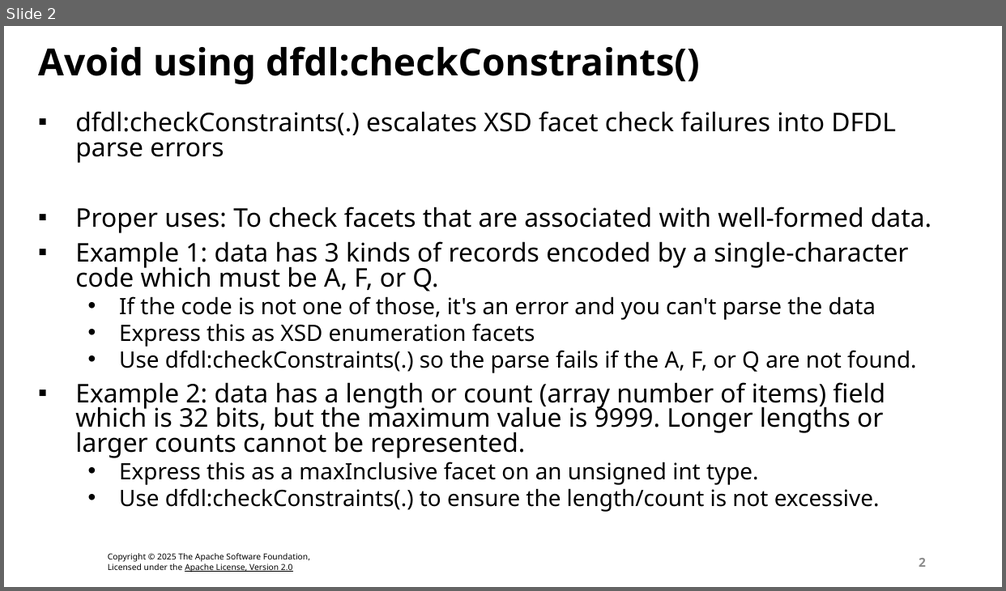
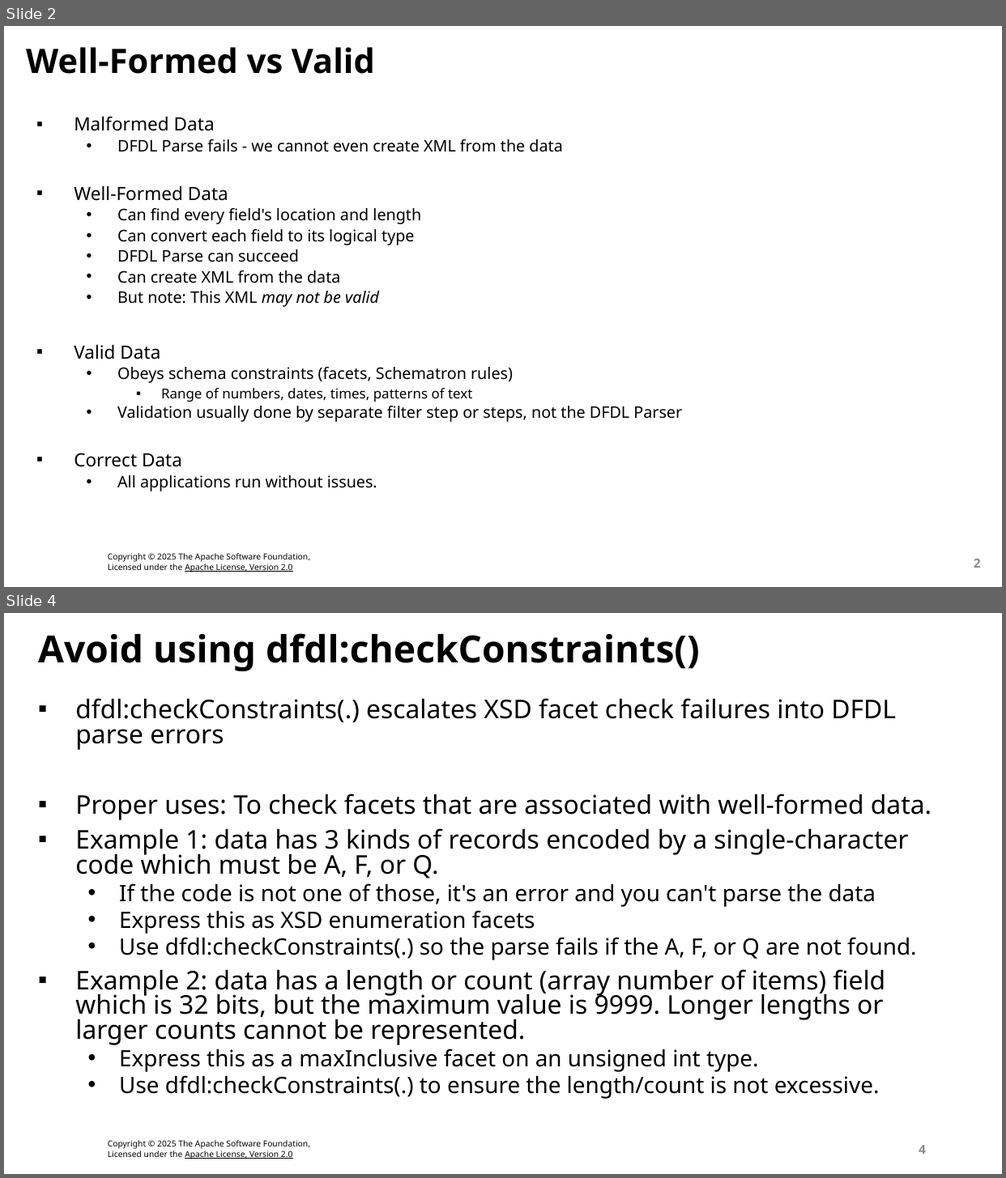
Before and after one commit to apache/daffodil-site, a slide deck: site/best-practices/P-Avoid-Check-Constraints.pptx. Shown one above the other, each under a label of ours: slide 2 before the commit, slides 2 and 4 after it; the slides between them are not shown. The pictures are 1006x591 and 1006x1178 pixels, drawn with LibreOffice and Linux fonts; fonts in the diff are those of the drawing; background and template pictures are left out. Boxes give left, top, right and bottom in pixels: in the first picture for what was removed or moved away, otherwise in the second. Text is boxed around its words. In the diff, an @@ line names an element or a change of style, - is before the commit and + after.

```diff
--- a/site/best-practices/P-Avoid-Check-Constraints.pptx
+++ b/site/best-practices/P-Avoid-Check-Constraints.pptx
@@ slide 2 added at box(4, 26, 1002, 587), background #FFFFFF; not listed: 1 template element that a slide beside it also shows @@
@@ title added at box(26, 47, 375, 74), 32.4 pt, text #000000, bold @@
+Well-Formed vs Valid
@@ text added at box(74, 116, 682, 492), 15.4 pt, text #000000 @@
+▪ Malformed Data
+  • DFDL Parse fails - we cannot even create XML from the data
+▪ Well-Formed Data
+  • Can find every field's location and length
+  • Can convert each field to its logical type
+  • DFDL Parse can succeed
+  • Can create XML from the data
+  • But note: This XML may not be valid
+▪ Valid Data
+  • Obeys schema constraints (facets, Schematron rules)
+    ▪ Range of numbers, dates, times, patterns of text
+  • Validation usually done by separate filter step or steps, not the DFDL Parser
+▪ Correct Data
+  • All applications run without issues.
@@ page number added at box(974, 559, 981, 568), 12 pt, text #8C8C8C, bold @@
+2
@@ what was slide 2 is now slide 4 @@
@@ page number at box(918, 1145, 926, 1154): text changed @@
-2
+4
```
Also in this commit, not shown: 2 slides changed, 1 other slide added, 9 other files.
